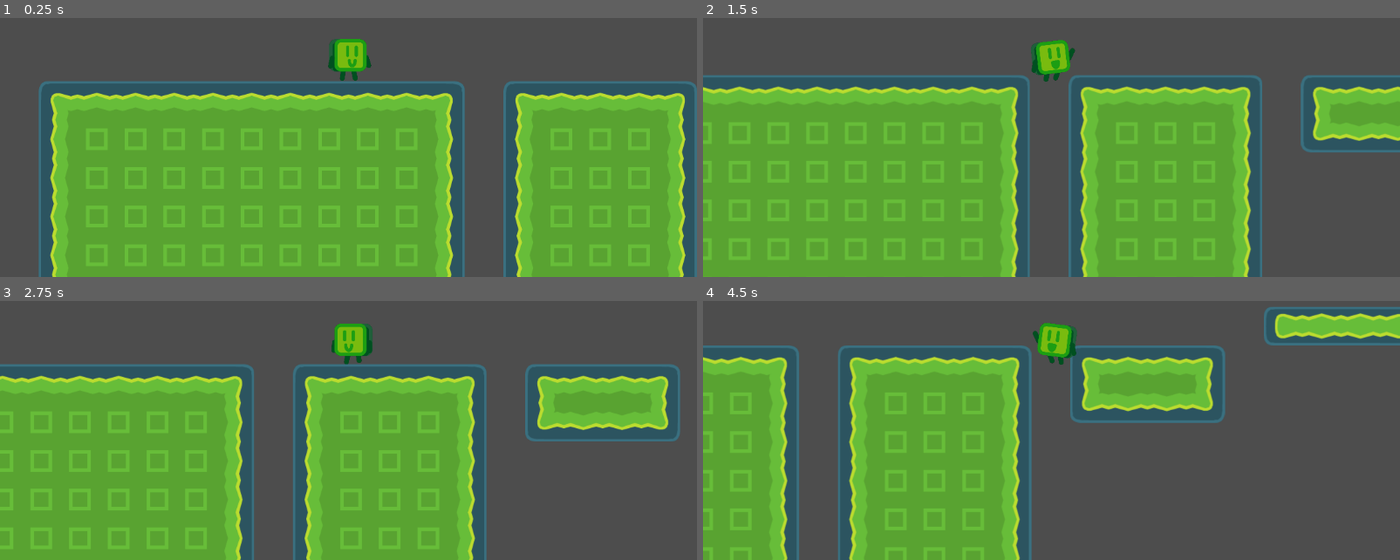
Above: before the commit, frames 1-4 (two rows, left to right).
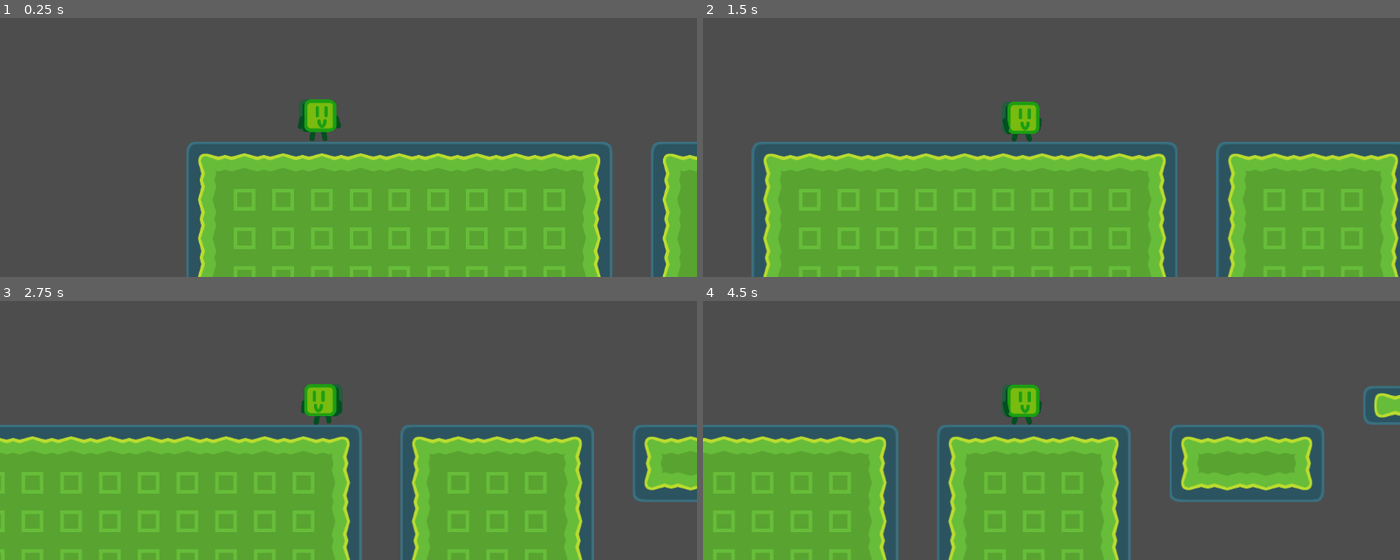
Above: after the commit, the same moments.

Repository: billystein25/ACM-Godot-SIG
Game: Godot game, scene res://scenes/levels/root_level.tscn
The game is run twice, just before and just after one commit, with the same random seed, the same clock (stepped at 60 frames per second) and the same inputs.
Inputs (mouse positions are in pixels of both pictures, inside the frame that each line leads up to):
- Up to frame 1 (0.25 s): no input
- Up to frame 2 (1.5 s): move the mouse to (1204, 62) at 0.52 s; hold D (PlayerMoveRight) from 0.53 s (still down); tap W (PlayerJump) at 0.77 s; move the mouse to (912, 100) at 1.27 s
- Up to frame 3 (2.75 s): tap W (PlayerJump) at 1.52 s; move the mouse to (outside the picture) at 2.02 s; release D (PlayerMoveRight) at 2.03 s; hold A (PlayerMoveLeft) from 2.03 s (still down)
- Up to frame 4 (4.5 s): move the mouse to (1016, 443) at 2.77 s; release A (PlayerMoveLeft) at 2.78 s; hold D (PlayerMoveRight) 2.78-4.28 s; tap W (PlayerJump) at 3.02, 3.77 s; move the mouse to (1260, 422) at 3.52 s; move the mouse to (842, 306) at 4.27 s; hold A (PlayerMoveLeft) from 4.28 s (still down)

The runs differ from the first frame. In frame 1, 56% of the frame differs, in the area x 5-100%, y 8-100%; in frame 2, 59%, in the area x 0-100%, y 8-100%; in frame 3, 53%; in frame 4, 56%.

Commit message:
death plane

Diff:
--- a/project.godot
+++ b/project.godot
@@ -51,6 +51,7 @@
 
 2d_physics/layer_1="Player"
 2d_physics/layer_2="Static"
+2d_physics/layer_3="DeathPlane"
 
 [rendering]
 
--- /dev/null
+++ b/scenes/levels/root_level.gd
@@ -0,0 +1,9 @@
+extends Node2D
+
+@onready var death_plane: Area2D = $DeathPlane
+
+func _ready() -> void:
+	death_plane.body_entered.connect(_on_player_entered_death_plane)
+
+func _on_player_entered_death_plane(_body: Node2D) -> void:
+	get_tree().reload_current_scene.call_deferred()
--- a/scenes/levels/root_level.tscn
+++ b/scenes/levels/root_level.tscn
@@ -1,14 +1,27 @@
-[gd_scene load_steps=3 format=4 uid="uid://df7symw753uyk"]
+[gd_scene load_steps=5 format=4 uid="uid://df7symw753uyk"]
 
 [ext_resource type="TileSet" uid="uid://dsjxawws8b57t" path="res://scenes/static/green/green_tileset.tres" id="1_5bocx"]
+[ext_resource type="Script" uid="uid://b4vb18lvx8odx" path="res://scenes/levels/root_level.gd" id="1_bjr41"]
 [ext_resource type="PackedScene" uid="uid://opxhrd57rax1" path="res://scenes/entities/player/player.tscn" id="2_ujr3r"]
 
+[sub_resource type="WorldBoundaryShape2D" id="WorldBoundaryShape2D_ujr3r"]
+
 [node name="RootLevel" type="Node2D"]
+script = ExtResource("1_bjr41")
 
 [node name="TileMapLayer" type="TileMapLayer" parent="."]
 tile_map_data = PackedByteArray("AAD+/wQAAAABAAEAAAD+/wMAAAABAAEAAAD+/wIAAAABAAEAAAD+/wEAAAABAAEAAAD+/wAAAAABAAAAAAD//w …(2736 unchanged characters)…
 tile_set = ExtResource("1_5bocx")
 
 [node name="Player" parent="." instance=ExtResource("2_ujr3r")]
+position = Vector2(-294, 0)
 
 [node name="Camera2D" type="Camera2D" parent="Player"]
+offset = Vector2(50, -100)
+
+[node name="DeathPlane" type="Area2D" parent="."]
+position = Vector2(0, 150)
+collision_layer = 4
+
+[node name="CollisionShape2D" type="CollisionShape2D" parent="DeathPlane"]
+shape = SubResource("WorldBoundaryShape2D_ujr3r")
Not shown, added: scenes/levels/root_level.gd.uid
